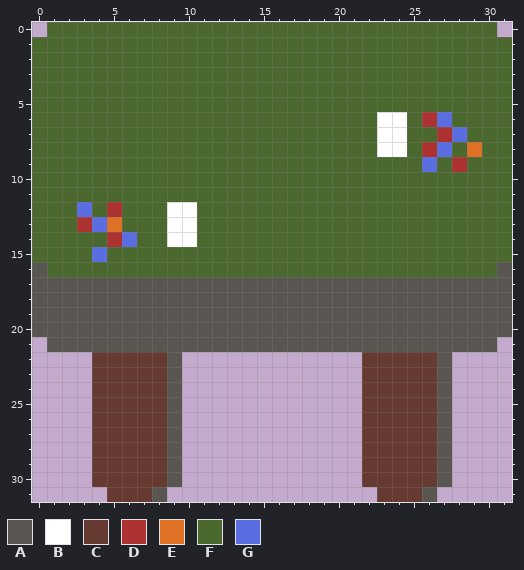
A pixel-art sprite gets an edit: sprites/spr_furniture/8d0b7ccf-edf9-46f0-aa46-ada65ae9a98b.png. Above, as it was before the edit.
The file is 32x32 pixels.
Palette (. is transparent): A #595652  B #ffffff  C #663931  D #ac3232  E #df7126  F #4b692f  G #5b6ee1
Pixels before, first column x 0:
 0 .FFFFFFFFFFFFFFFFFFFFFFFFFFFFFF.
 1 FFFFFFFFFFFFFFFFFFFFFFFFFFFFFFFF
 2 FFFFFFFFFFFFFFFFFFFFFFFFFFFFFFFF
 3 FFFFFFFFFFFFFFFFFFFFFFFFFFFFFFFF
 4 FFFFFFFFFFFFFFFFFFFFFFFFFFFFFFFF
 5 FFFFFFFFFFFFFFFFFFFFFFFFFFFFFFFF
 6 FFFFFFFFFFFFFFFFFFFFFFFBBFDGFFFF
 7 FFFFFFFFFFFFFFFFFFFFFFFBBFFDGFFF
 8 FFFFFFFFFFFFFFFFFFFFFFFBBFDGFEFF
 9 FFFFFFFFFFFFFFFFFFFFFFFFFFGFDFFF
10 FFFFFFFFFFFFFFFFFFFFFFFFFFFFFFFF
11 FFFFFFFFFFFFFFFFFFFFFFFFFFFFFFFF
12 FFFGFDFFFBBFFFFFFFFFFFFFFFFFFFFF
13 FFFDGEFFFBBFFFFFFFFFFFFFFFFFFFFF
14 FFFFFDGFFBBFFFFFFFFFFFFFFFFFFFFF
15 FFFFGFFFFFFFFFFFFFFFFFFFFFFFFFFF
16 AFFFFFFFFFFFFFFFFFFFFFFFFFFFFFFA
17 AAAAAAAAAAAAAAAAAAAAAAAAAAAAAAAA
18 AAAAAAAAAAAAAAAAAAAAAAAAAAAAAAAA
19 AAAAAAAAAAAAAAAAAAAAAAAAAAAAAAAA
20 AAAAAAAAAAAAAAAAAAAAAAAAAAAAAAAA
21 .AAAAAAAAAAAAAAAAAAAAAAAAAAAAAA.
22 ....CCCCCA............CCCCCA....
23 ....CCCCCA............CCCCCA....
24 ....CCCCCA............CCCCCA....
25 ....CCCCCA............CCCCCA....
26 ....CCCCCA............CCCCCA....
27 ....CCCCCA............CCCCCA....
28 ....CCCCCA............CCCCCA....
29 ....CCCCCA............CCCCCA....
30 ....CCCCCA............CCCCCA....
31 .....CCCA..............CCCA.....
The same view after the edit:
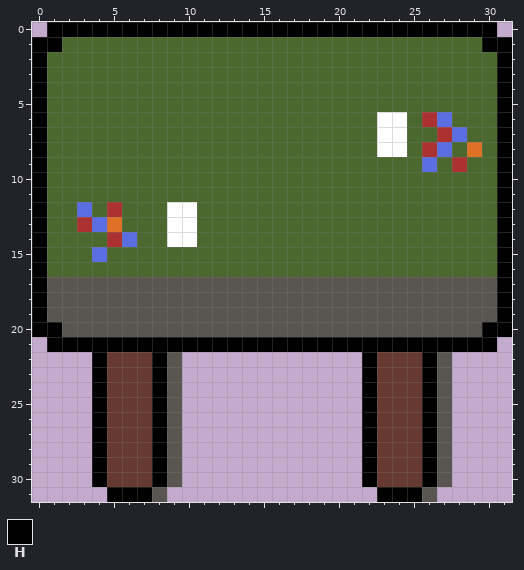
Colours new in this view: H #000000
From old to new:
Changed rows in their new state; - is an unchanged pixel.
first column x 0:
 0 -HHHHHHHHHHHHHHHHHHHHHHHHHHHHHH-
 1 HH----------------------------HH
 2 H------------------------------H
 3 H------------------------------H
 4 H------------------------------H
 5 H------------------------------H
 6 H------------------------------H
 7 H------------------------------H
 8 H------------------------------H
 9 H------------------------------H
10 H------------------------------H
11 H------------------------------H
12 H------------------------------H
13 H------------------------------H
14 H------------------------------H
15 H------------------------------H
16 H------------------------------H
17 H------------------------------H
18 H------------------------------H
19 H------------------------------H
20 HH----------------------------HH
21 -HHHHHHHHHHHHHHHHHHHHHHHHHHHHHH-
22 ----H---H-------------H---H-----
23 ----H---H-------------H---H-----
24 ----H---H-------------H---H-----
25 ----H---H-------------H---H-----
26 ----H---H-------------H---H-----
27 ----H---H-------------H---H-----
28 ----H---H-------------H---H-----
29 ----H---H-------------H---H-----
30 ----H---H-------------H---H-----
31 -----HHH---------------HHH------
